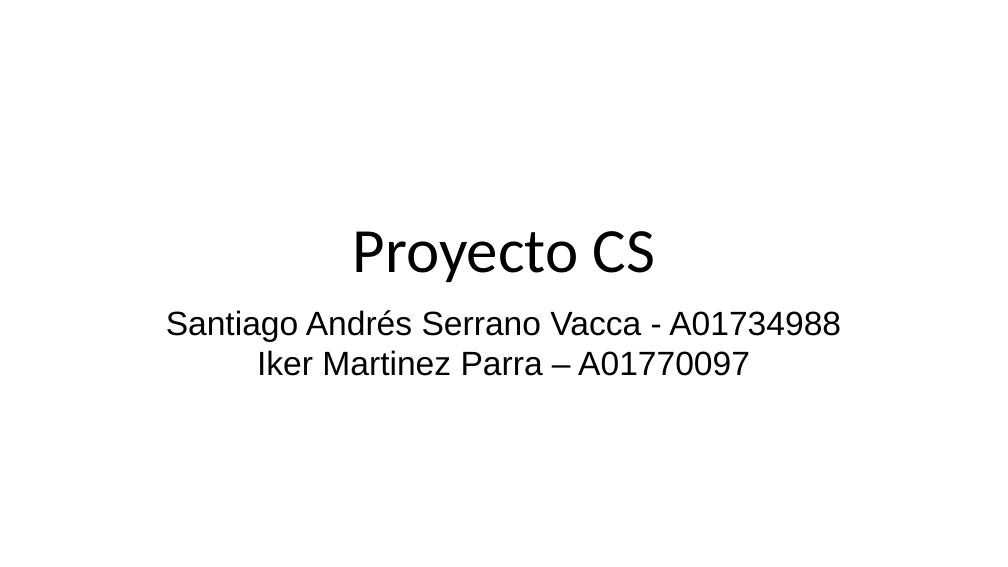
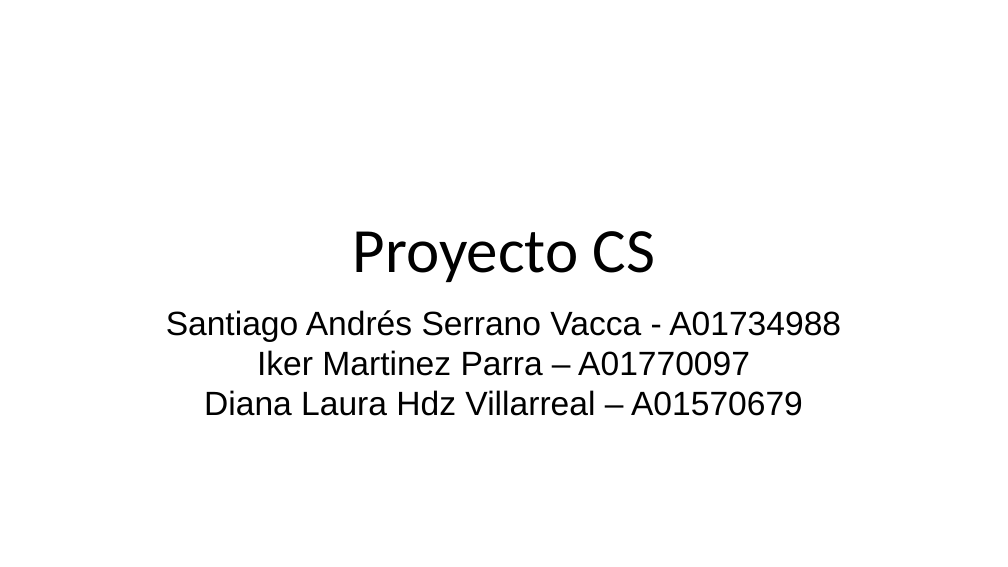
Before and after one commit to matheo-pw/Proyecto-CS, a slide deck: slide 1 of Proyecto Final CS.pptx. Drawn at 1008x567 pixels with LibreOffice and Linux fonts; fonts in the diff are those of the drawing. Boxes give left, top, right and bottom in pixels: in the first picture for what was removed or moved away, otherwise in the second. Text is boxed around its words. In the diff, an @@ line names an element or a change of style, - is before the commit and + after.

Commit message:
Ya agregue mi nombre a la presentacion

```diff
--- a/Proyecto Final CS.pptx
+++ b/Proyecto Final CS.pptx
@@ text at bbox=[204, 350, 803, 416]: text changed @@
-Iker Martinez Parra – A01770097
+Iker Martinez Parra – A01770097
+Diana Laura Hdz Villarreal – A01570679
```
